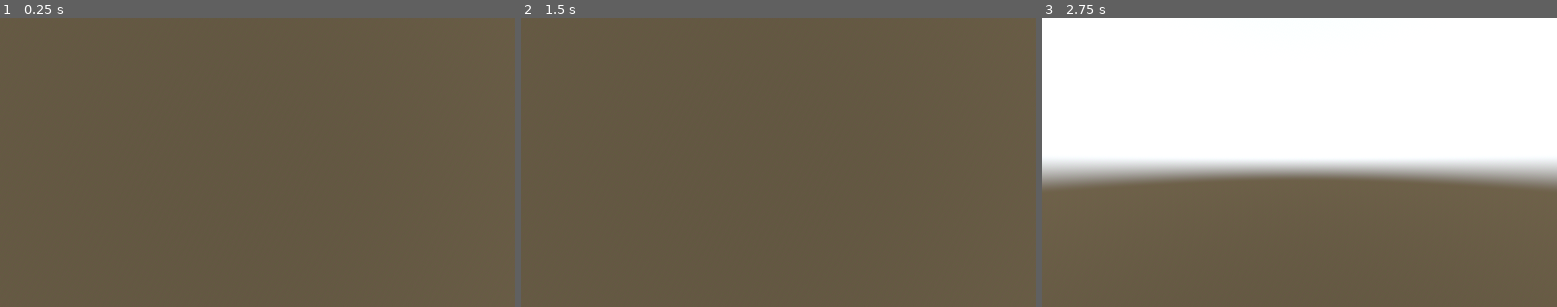
Above: before the commit, frames 1-3 (left to right).
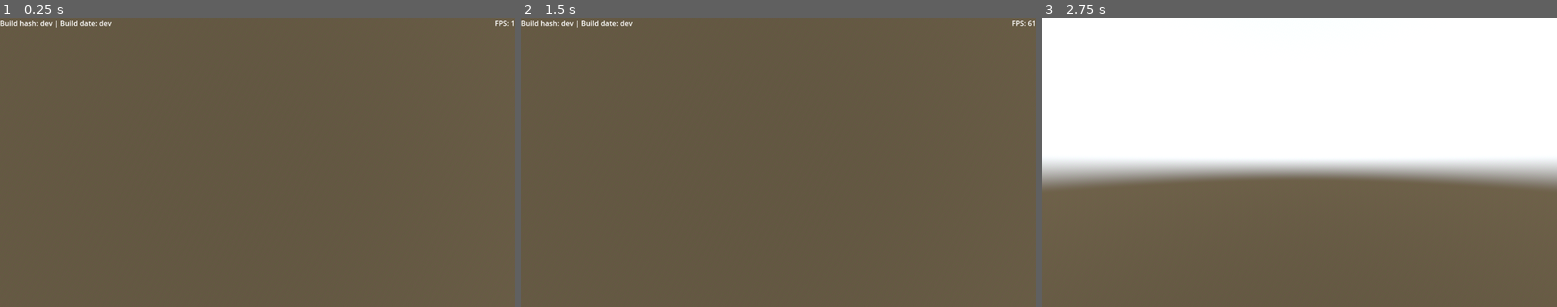
Above: after the commit, the same moments.

Repository: RichTeaMan/map-boy
Game: Godot game, scene res://main.tscn
The game is run twice, just before and just after one commit, with the same random seed, the same clock (stepped at 60 frames per second) and the same inputs.
Inputs:
- Up to frame 1 (0.25 s): no input
- Up to frame 2 (1.5 s): tap Enter at 0.5 s; hold D (right) 0.53-1.28 s; tap C (camera_change) at 0.6, 1.35 s; tap Space at 1.25 s; hold S (down) from 1.28 s (still down)
- Up to frame 3 (2.75 s): tap Enter at 2 s; release S (down) at 2.03 s; hold D (right) from 2.03 s (still down); tap C (camera_change) at 2.1 s

The runs differ from the first frame. In frame 1, 0.3% of the frame differs, in the area x 0-100%, y 0-4%; in frame 2, 0.3%; in frame 3, less than 0.1%.
Error in both runs: Invalid access to property or key 'tiles' on a base object of type 'Nil'. (res://main.gd:238)

Commit message:
Added FPS indicator.

Diff:
--- a/app/project.godot
+++ b/app/project.godot
@@ -18,6 +18,7 @@
 [autoload]
 
 Global="*res://singletons/global.tscn"
+BuildInfo="*res://singletons/build_info.tscn"
 
 [input]
 
--- /dev/null
+++ b/app/singletons/build_info.gd
@@ -0,0 +1,10 @@
+extends CanvasLayer
+
+var commit_hash = "dev"
+var build_time = "dev"
+
+func _ready():
+    $"%build_label".text = "Build hash: %s | Build date: %s" % [ commit_hash, build_time ]
+
+func _process(_delta: float) -> void:
+    $"%fps_label".text = "FPS: %s" % int(Engine.get_frames_per_second())
--- /dev/null
+++ b/app/singletons/build_info.tscn
@@ -0,0 +1,31 @@
+[gd_scene load_steps=2 format=3 uid="uid://bcjhed8jlyynu"]
+
+[ext_resource type="Script" uid="uid://sjk6amjuej8n" path="res://singletons/build_info.gd" id="1"]
+
+[node name="build_info" type="CanvasLayer"]
+layer = 128
+script = ExtResource("1")
+
+[node name="gui" type="MarginContainer" parent="."]
+offset_right = 1918.0
+offset_bottom = 40.0
+mouse_filter = 2
+
+[node name="build_label" type="RichTextLabel" parent="gui"]
+unique_name_in_owner = true
+layout_mode = 2
+mouse_filter = 2
+
+[node name="MarginContainer" type="MarginContainer" parent="."]
+anchors_preset = 1
+anchor_left = 1.0
+anchor_right = 1.0
+offset_left = -116.0
+offset_bottom = 40.0
+grow_horizontal = 0
+
+[node name="fps_label" type="RichTextLabel" parent="MarginContainer"]
+unique_name_in_owner = true
+layout_mode = 2
+text = "FPS: 0"
+horizontal_alignment = 2
Not shown, added: app/singletons/build_info.gd.uid
